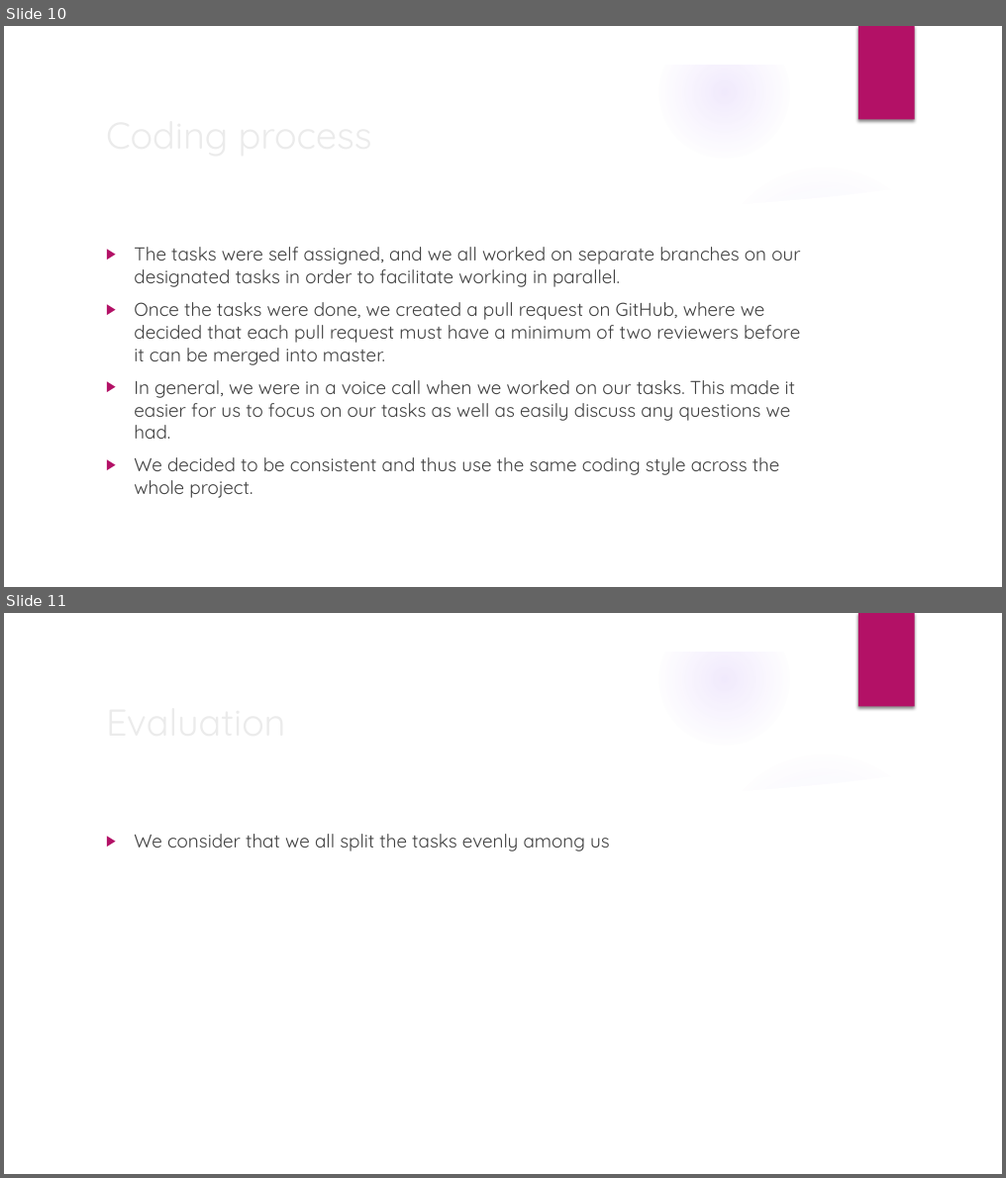
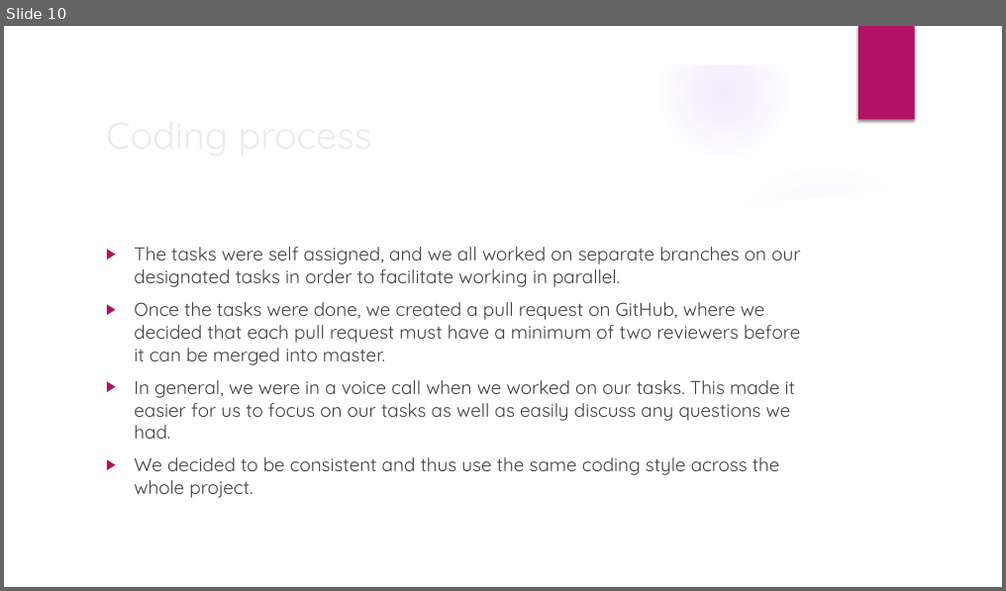
Before and after one commit to raresica1234/ATAR-SE, a slide deck: Documentation/Presentation.pptx. Shown one above the other, each under a label of ours: slides 10 and 11 before the commit, slide 10 after it. The pictures are 1006x1178 and 1006x591 pixels, drawn with LibreOffice and Linux fonts; fonts in the diff are those of the drawing; background and template pictures are left out. Boxes give left, top, right and bottom in pixels: in the first picture for what was removed or moved away, otherwise in the second. Text is boxed around its words. In the diff, an @@ line names an element or a change of style, - is before the commit and + after.

```diff
--- a/Documentation/Presentation.pptx
+++ b/Documentation/Presentation.pptx
@@ slide 11 removed at [4,613,1002,1174], background picture (left out); not listed: 9 template elements that a slide beside it also shows @@
@@ title removed at [98,692,816,750] @@
-Evaluation
@@ text removed at [134,834,610,852] @@
-▶ We consider that we all split the tasks evenly among us
```
Also in this commit, not shown: 1 slide changed.
